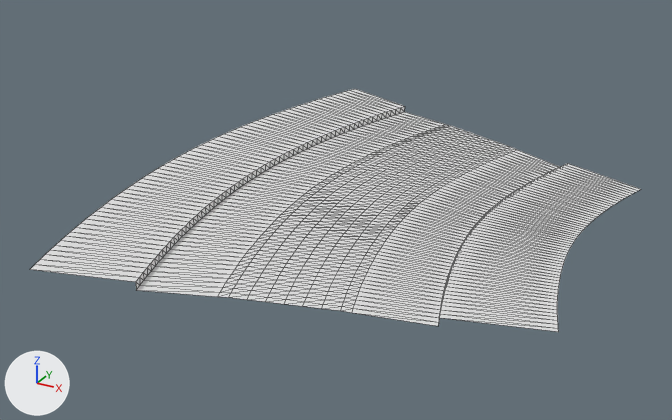
One commit to the glTF model public/assets/gen4/models/track-47.glb: the scene before it, then after it.
Before and after are seen from a 50 mm lens placed at (-45.8, -202.7, 48.5), pointed at (-100.2, -104.0, -0.9). Arrows for +X, +Y and +Z are at lower left; the lights stay in place. The picture after the commit comes second. Mesh edges are drawn as thin lines. Vertices at exactly the same position are counted once.

In view in the first picture: 'track-47'.
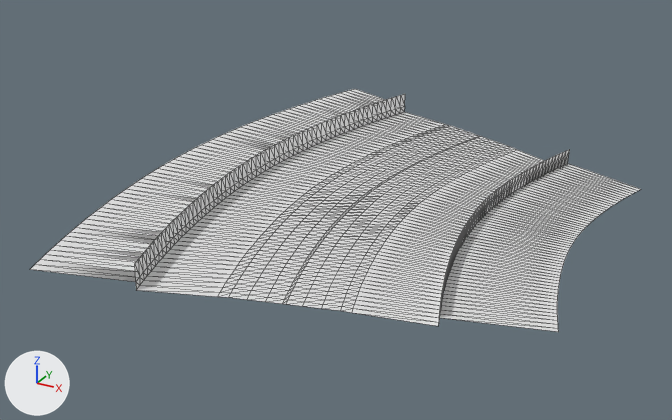
Diff of the bpy script that builds the scene:
```diff
--- a/public/assets/gen4/models/track-47.glb.py
+++ b/public/assets/gen4/models/track-47.glb.py
@@ me_track_47 @@
 # used by ob_track_47; location = (0.0, 0.0, 0.0)
-me_track_47.from_pydata(...)  # 945 vertices, 1736 faces; spans x -126.1..-65.3, y -139.8..-61.0, z -1.0..2.0
+me_track_47.from_pydata(...)  # 1134 vertices, 2108 faces; spans x -126.1..-65.3, y -139.8..-61.0, z -1.0..3.6
+# me_track_47 part 1: 63 vertices removed from x -98.0..-91.8, y -130.3..-69.6, z 0.1..0.2; 126 vertices added at x -98.1..-91.6, y -130.4..-69.5, z 0.1..0.2
+# me_track_47 part 2: 63 vertices added at x -114.1..-107.0, y -135.7..-64.7, z 3.5..3.6
+# me_track_47 part 3: 63 vertices added at x -81.7..-76.5, y -124.9..-74.5, z 2.2..2.3
```

Location of each change, (x1, y1, x2, y2) in pixels of the pictures (672 x 420 px; the box of a moved part takes in the faces that stretch with it):
part 1 of me_track_47, moved or reshaped
    both: (266, 133, 490, 306)
part 2 of me_track_47, added
    after: (135, 94, 405, 281)
part 3 of me_track_47, added
    after: (440, 149, 570, 310)
